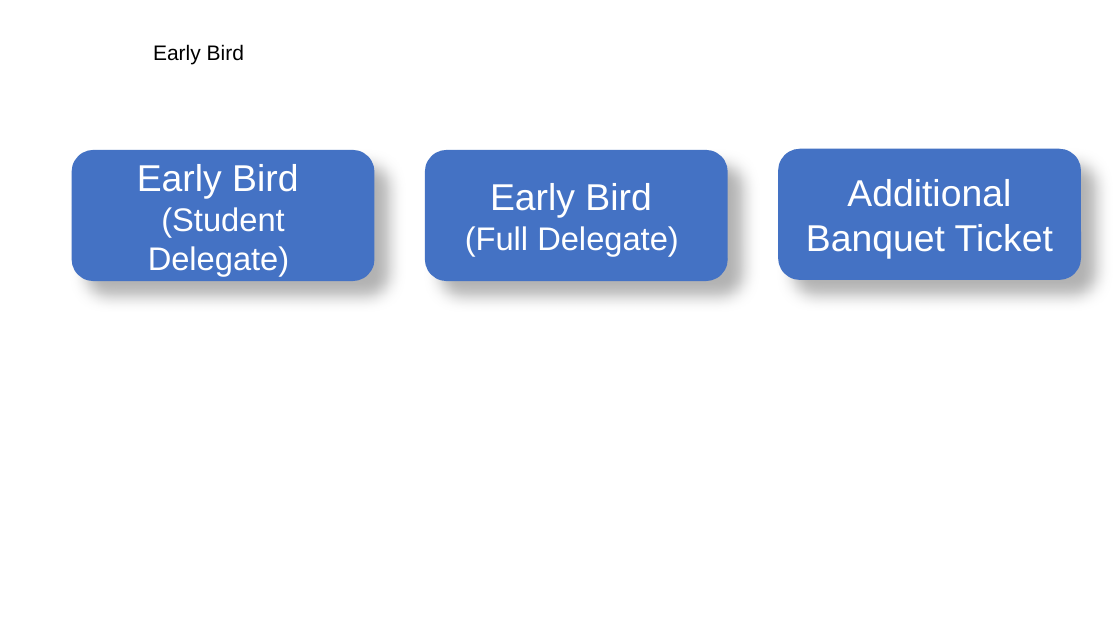
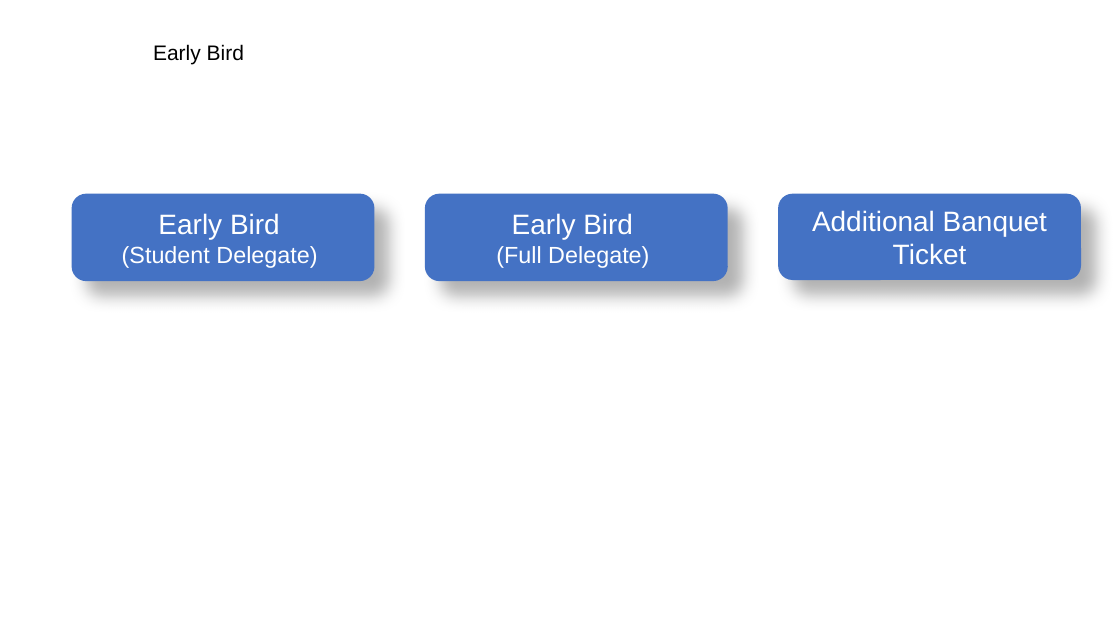
Before and after one commit to zhangxy911/zhangxy911.github.io, a slide deck: slide 7 of assets/figures.pptx. Drawn at 1120x630 pixels with LibreOffice and Linux fonts; fonts in the diff are those of the drawing. Boxes give left, top, right and bottom in pixels: in the first picture for what was removed or moved away, otherwise in the second. Text is boxed around its words. In the diff, an @@ line names an element or a change of style, - is before the commit and + after.

```diff
--- a/assets/figures.pptx
+++ b/assets/figures.pptx
@@ rounded rectangle "Early Bird": place and size @@
-rounded rectangle "Early Bird" at (71, 150, 375, 281)
+rounded rectangle "Early Bird" at (71, 194, 375, 281)
@@ rounded rectangle "Early Bird" at (71, 194, 375, 281): size 32 to 24 pt in "Early Bird"; size 28 to 20 pt in "(Student Delegate)" @@
@@ rounded rectangle "Early Bird": place and size @@
-rounded rectangle "Early Bird" at (425, 150, 728, 281)
+rounded rectangle "Early Bird" at (425, 194, 728, 281)
@@ rounded rectangle "Early Bird" at (425, 194, 728, 281): size 32 to 24 pt in "Early Bird"; size 28 to 20 pt in "(Full Delegate)" @@
@@ rounded rectangle "Additional Banquet Ticket": place and size @@
-rounded rectangle "Additional Banquet Ticket" at (778, 149, 1081, 280)
+rounded rectangle "Additional Banquet Ticket" at (778, 194, 1081, 281)
@@ rounded rectangle "Additional Banquet Ticket" at (778, 194, 1081, 281): size 32 to 24 pt @@
```
Also in this commit, not shown: 4 other files.
